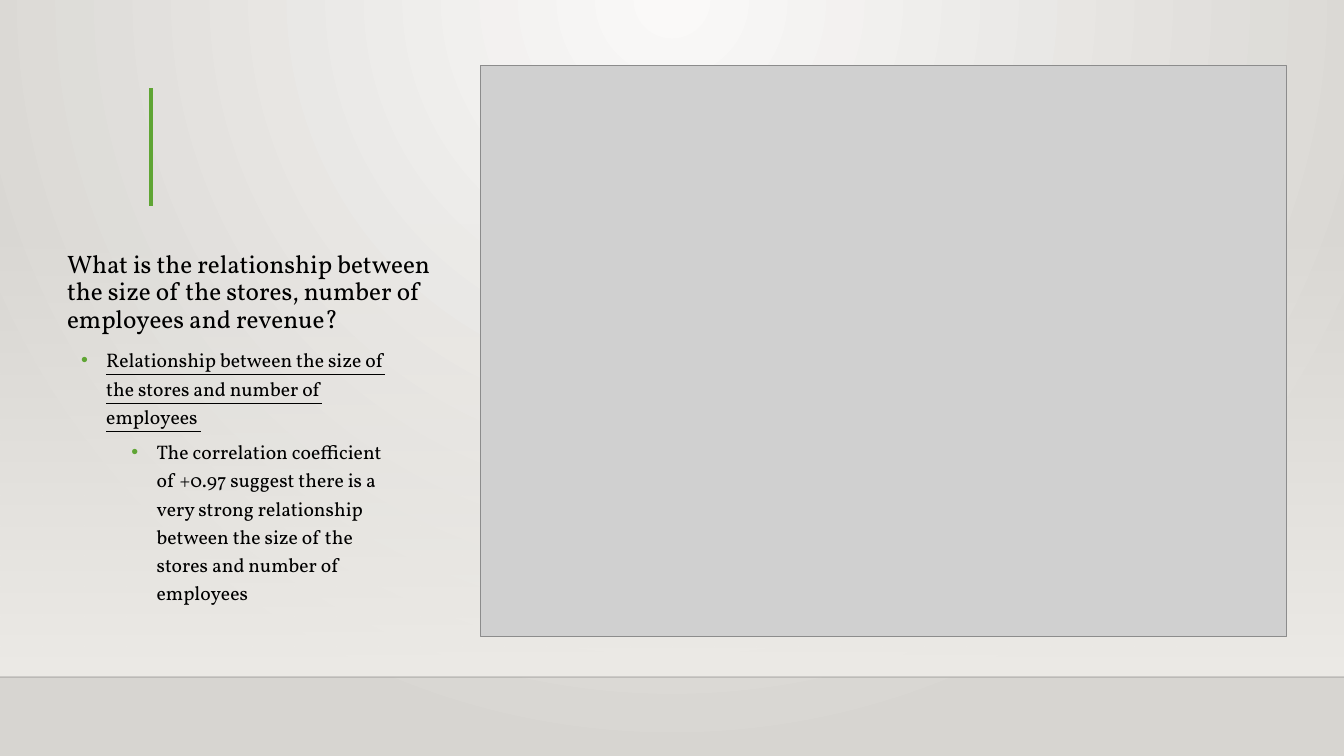
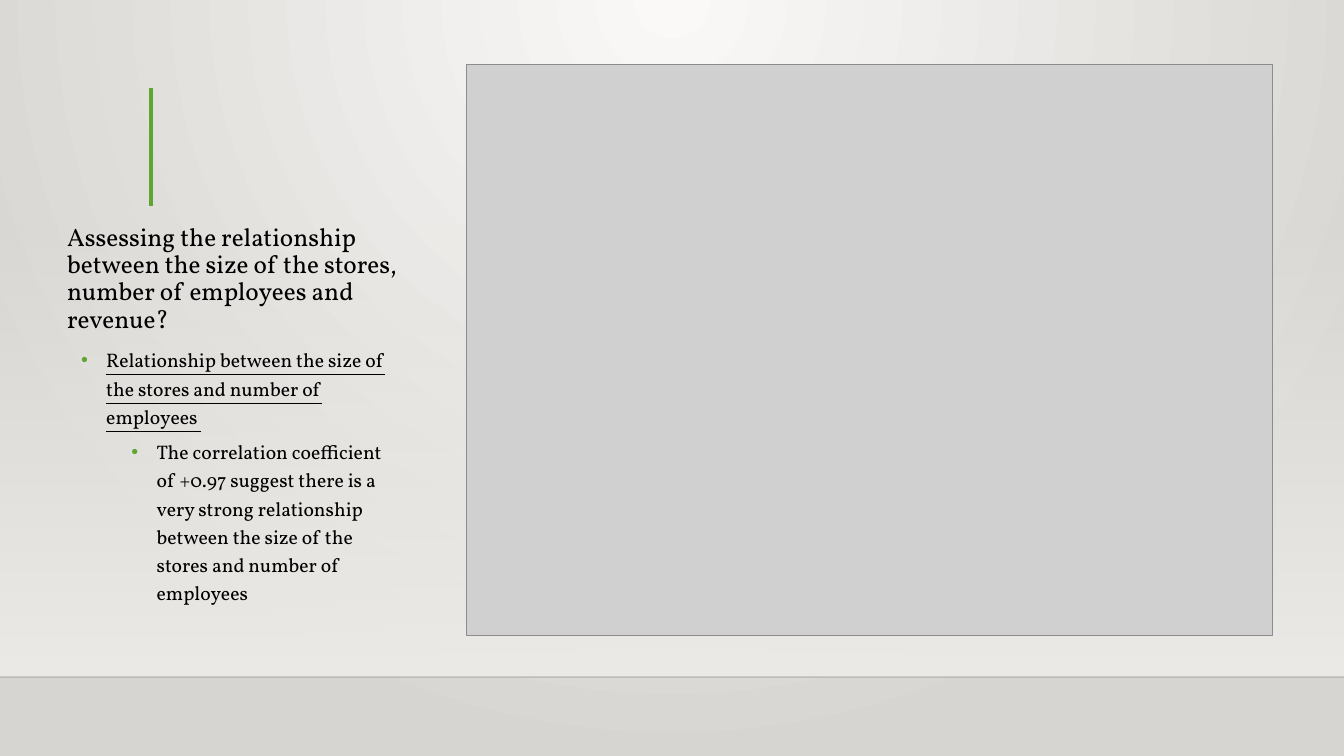
Before and after one commit to wyando/DA--PROJECTS, a slide deck: slide 4 of PROJECTS.pptx. Drawn at 1344x756 pixels with LibreOffice and Linux fonts; fonts in the diff are those of the drawing; grey boxes stand for pictures; background and template pictures are left out. Boxes give left, top, right and bottom in pixels: in the first picture for what was removed or moved away, otherwise in the second. Text is boxed around its words. In the diff, an @@ line names an element or a change of style, - is before the commit and + after.

```diff
--- a/PROJECTS.pptx
+++ b/PROJECTS.pptx
@@ picture: place and size @@
-picture at (481,66,1288,637)
+picture at (467,65,1273,636)
@@ title at (67,228,397,329): text changed @@
-What is the relationship between the size of the stores, number of employees and revenue?
+Assessing the relationship between the size of the stores, number of employees and revenue?
```
Also in this commit, not shown: 1 slide added, 1 slide removed.
